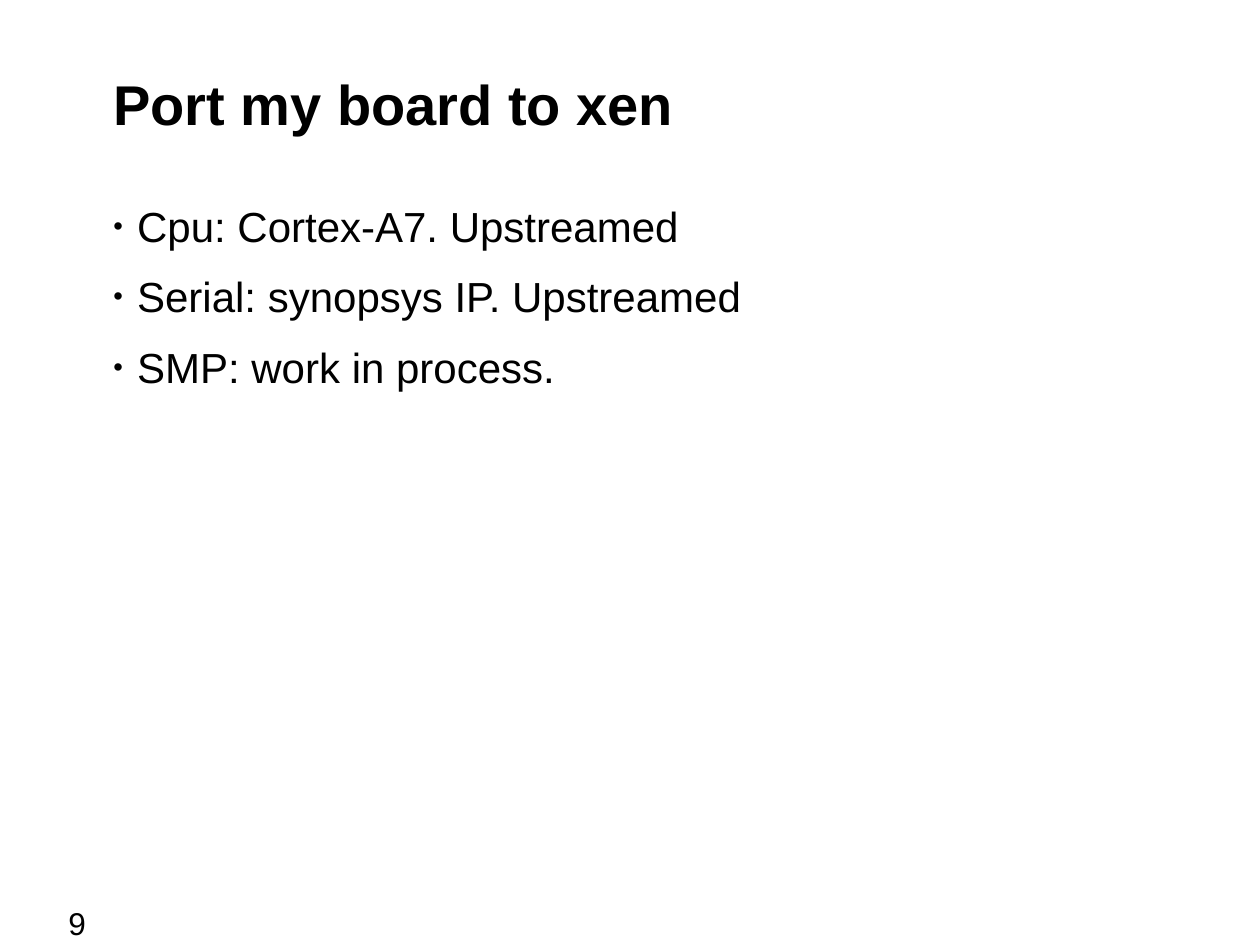
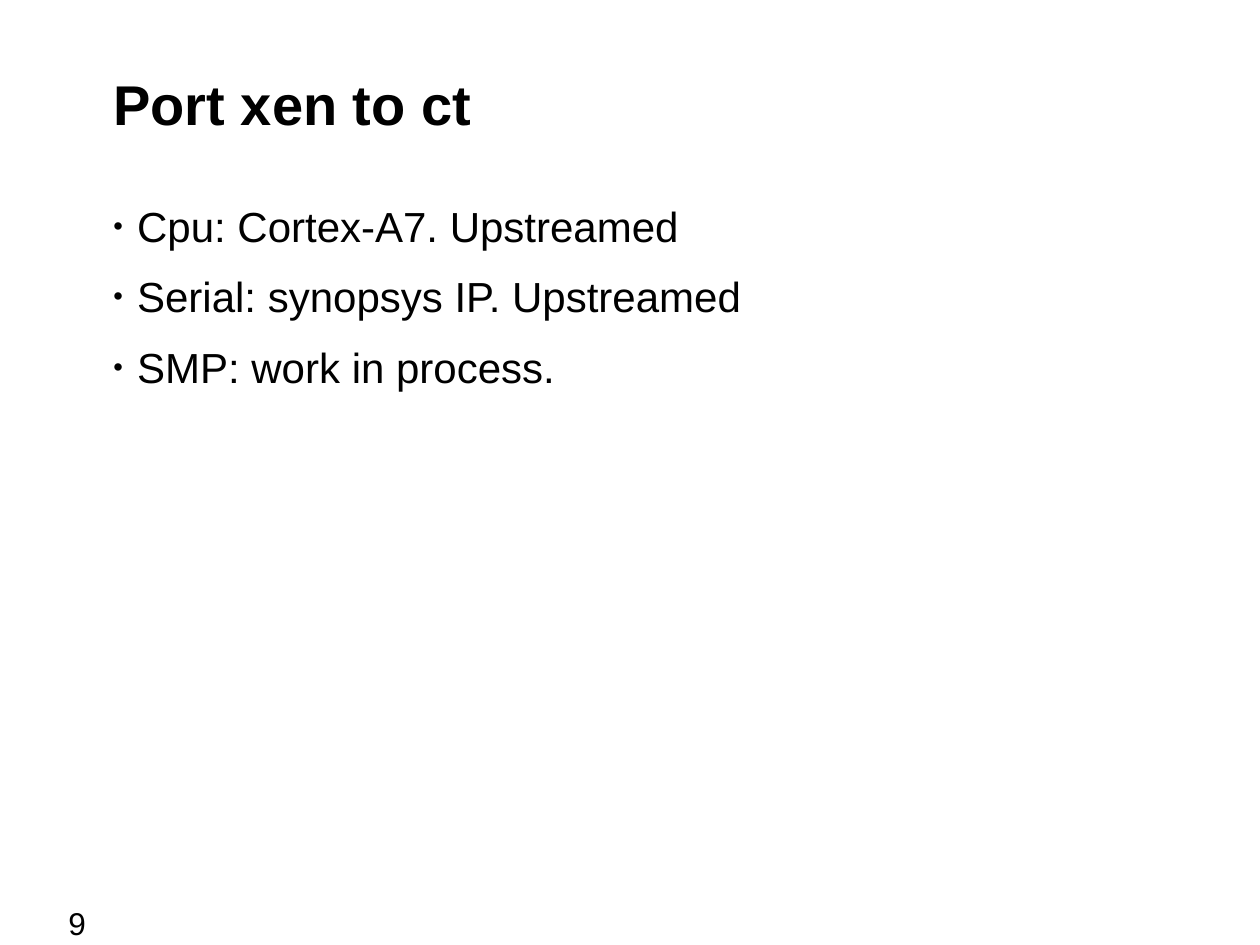
Before and after one commit to bjzhang/open_log, a slide deck: slide 9 of novell/community/ouros/xen_on_cubietruck.odp. Drawn at 1260x945 pixels with LibreOffice and Linux fonts; fonts in the diff are those of the drawing; background and template pictures are left out. Boxes give left, top, right and bottom in pixels: in the first picture for what was removed or moved away, otherwise in the second. Text is boxed around its words. In the diff, an @@ line names an element or a change of style, - is before the commit and + after.

```diff
--- a/novell/community/ouros/xen_on_cubietruck.odp
+++ b/novell/community/ouros/xen_on_cubietruck.odp
@@ title at [113,86,471,126]: text changed @@
-Port my board to xen
+Port xen to ct
```
Also in this commit, not shown: 7 other slides changed, 1 slide added, 11 slides removed, 3 other files.
